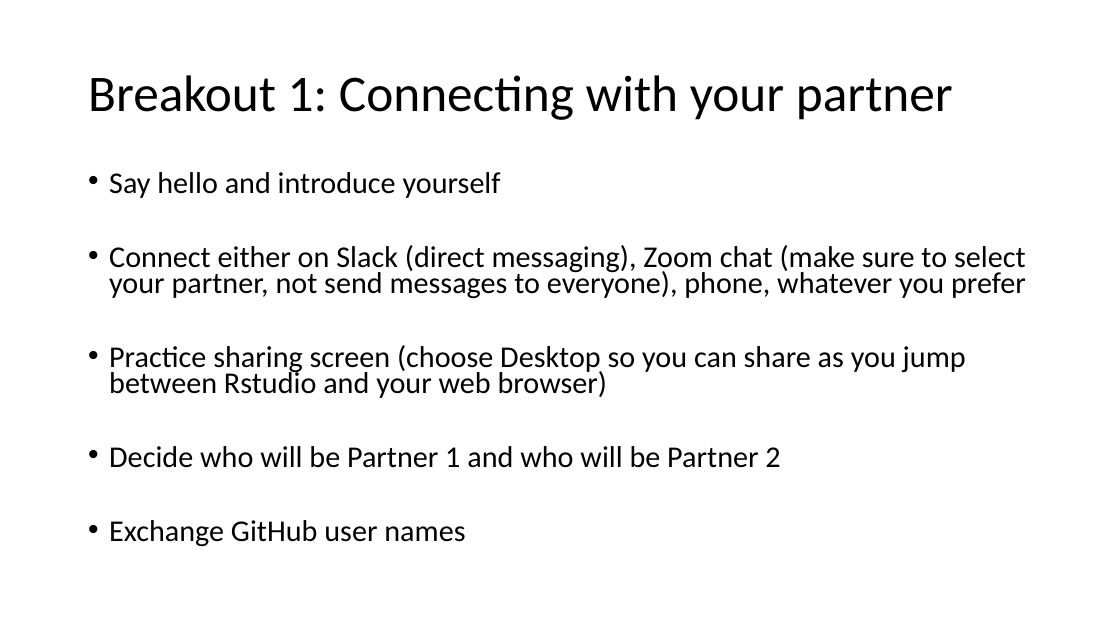
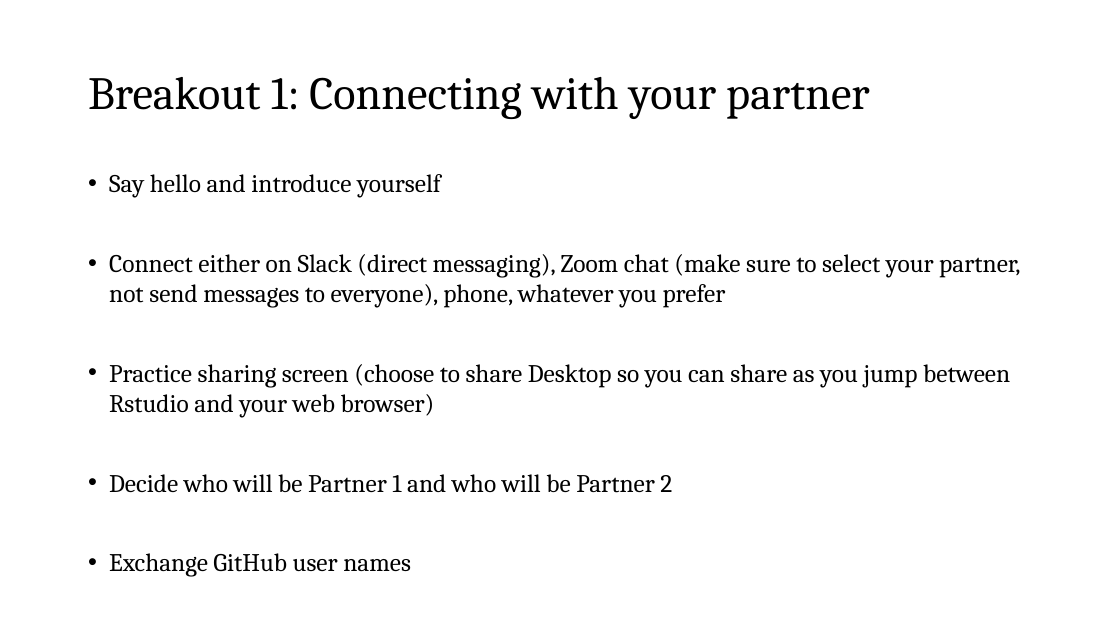
Before and after one commit to nt246/NTRES6940-data-science, a slide deck: slide 2 of slides/Slides_class10.pptx. Drawn at 1120x630 pixels with LibreOffice and Linux fonts; fonts in the diff are those of the drawing. Boxes give left, top, right and bottom in pixels: in the first picture for what was removed or moved away, otherwise in the second. Text is boxed around its words. In the diff, an @@ line names an element or a change of style, - is before the commit and + after.

```diff
--- a/slides/Slides_class10.pptx
+++ b/slides/Slides_class10.pptx
@@ title "Breakout 1: Connecting with your ..." at <box>88,77,870,119</box>: size 33 to 29.7 pt, font Calibri to Cambria @@
@@ text at <box>109,174,1020,577</box>: size 19.4 to 16.3 pt, font Calibri to Cambria in "Say hello and introduce yourself", "Connect either on Slack (direct messaging), Zoom ...", "Decide who will be Partner 1 and ...", "Exchange GitHub user names"; line spacing 0.7 to 1 @@
@@ text at <box>109,364,1010,418</box>: text changed; size 19.4 to 16.3 pt; font Calibri to Cambria @@
-• Practice sharing screen (choose Desktop so you can share as you jump between Rstudio and your web browser)
+• Practice sharing screen (choose to share Desktop so you can share as you jump between Rstudio and your web browser)
```
Also in this commit, not shown: 3 other slides changed, 5 slides added, 1 other file.
